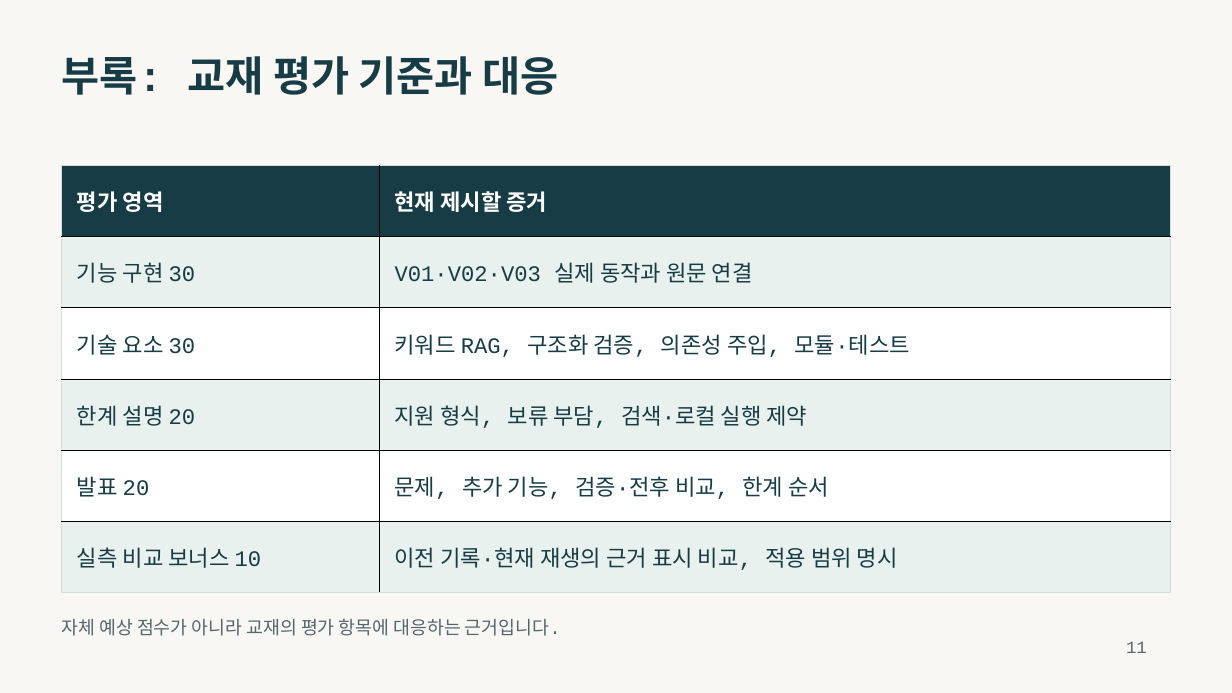
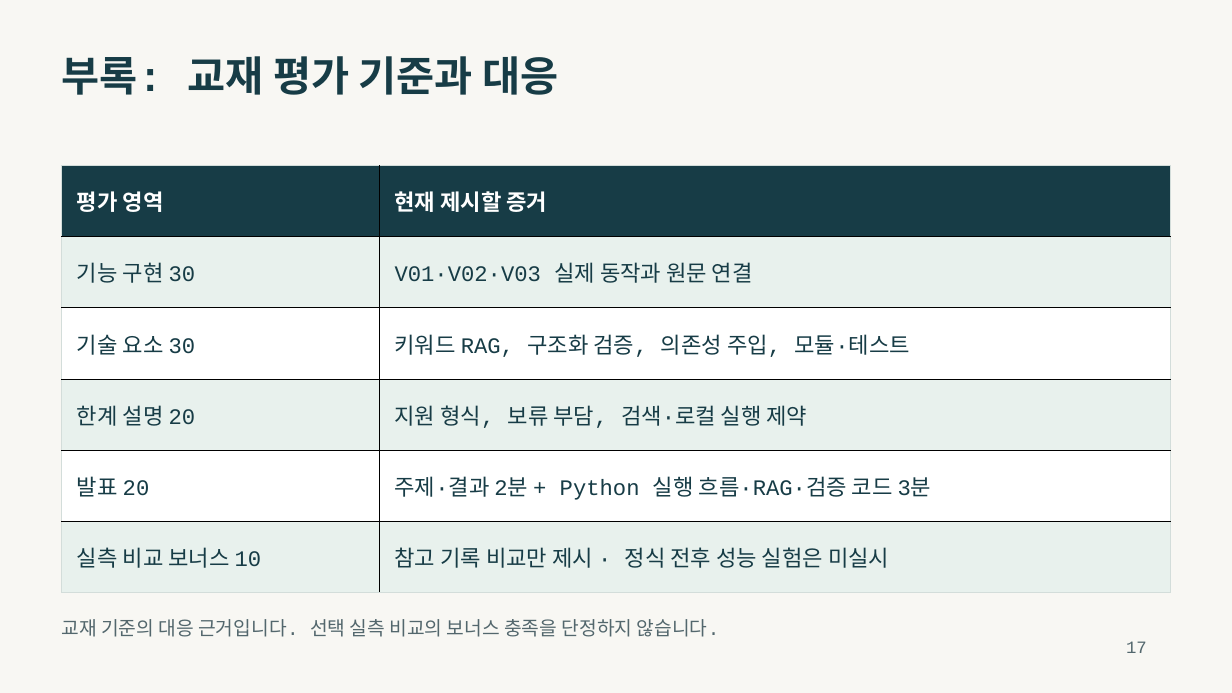
Before and after one commit to seogdo/transformer-spec-review, a slide deck: slide 17 of output/presentations/transformer-spec-review-presentation.pptx (slide 11 before the commit). Drawn at 1232x693 pixels with LibreOffice and Linux fonts; fonts in the diff are those of the drawing. Boxes give left, top, right and bottom in pixels: in the first picture for what was removed or moved away, otherwise in the second. Text is boxed around its words. In the diff, an @@ line names an element or a change of style, - is before the commit and + after.

```diff
--- a/output/presentations/transformer-spec-review-presentation.pptx
+++ b/output/presentations/transformer-spec-review-presentation.pptx
@@ table at (x1=62, y1=165, x2=1171, y2=592) @@
-row 5, column 2: 문제, 추가 기능, 검증·전후 비교, 한계 순서
+row 5, column 2: 주제·결과 2분 + Python 실행 흐름·RAG·검증 코드 3분
-row 6, column 2: 이전 기록·현재 재생의 근거 표시 비교, 적용 범위 명시
+row 6, column 2: 참고 기록 비교만 제시 · 정식 전후 성능 실험은 미실시
@@ text at (x1=62, y1=619, x2=720, y2=637): text changed; size 14.2 to 15 pt @@
-자체 예상 점수가 아니라 교재의 평가 항목에 대응하는 근거입니다.
+교재 기준의 대응 근거입니다. 선택 실측 비교의 보너스 충족을 단정하지 않습니다.
@@ text at (x1=1126, y1=641, x2=1147, y2=653): text changed @@
-11
+17
```
Also in this commit, not shown: 14 other slides changed, 2 slides added, 8 other files.
